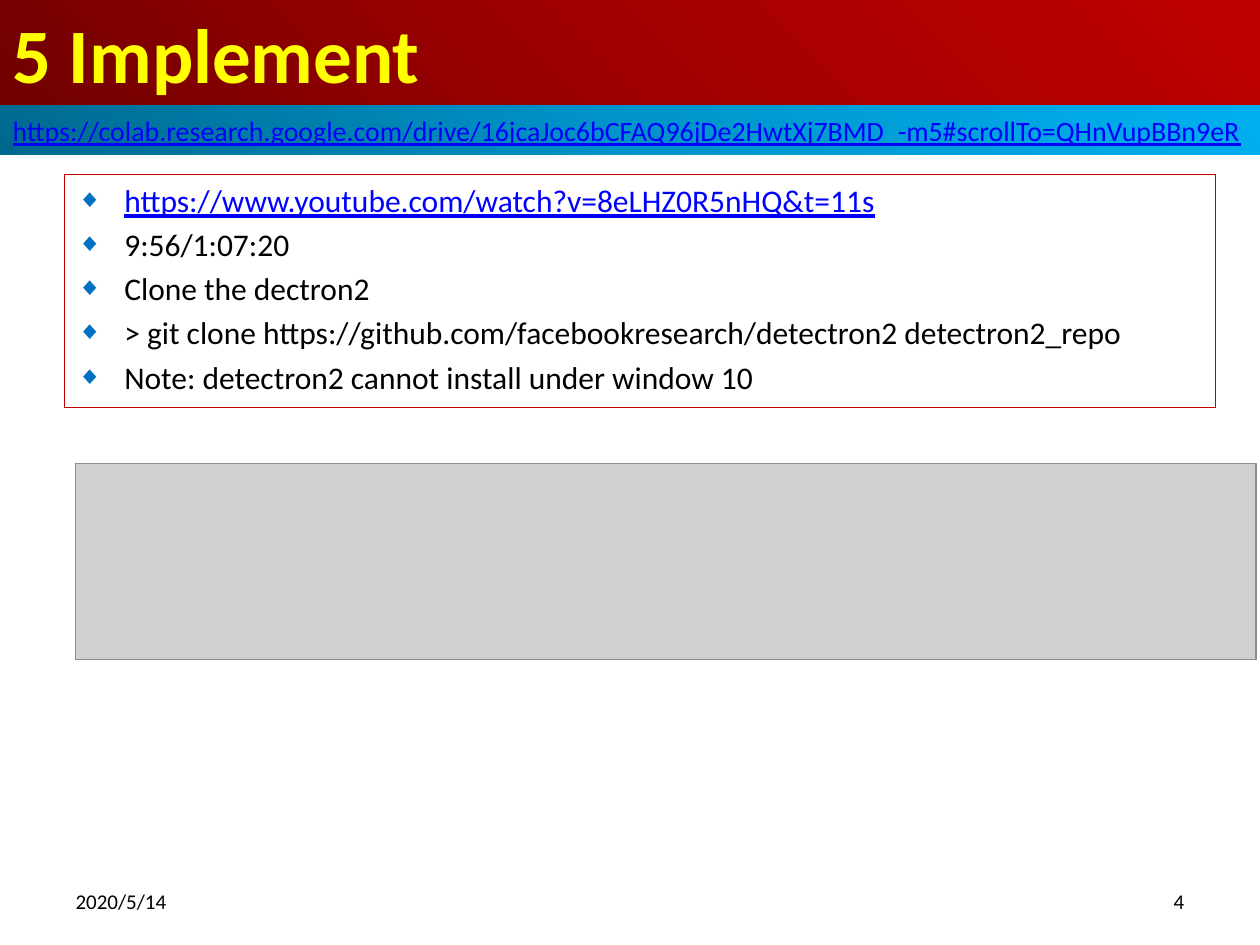
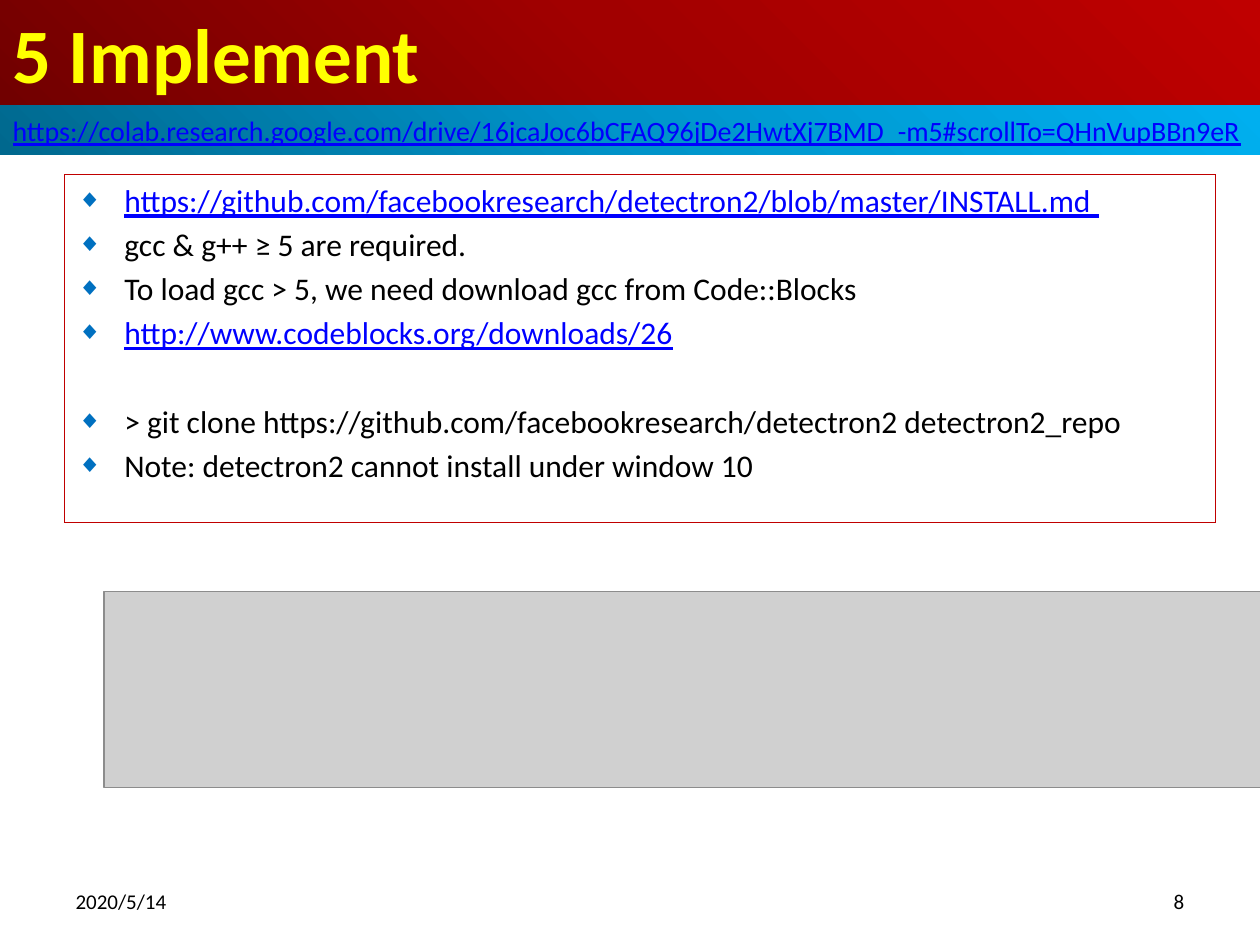
Before and after one commit to peterhchen/1000_PyTorch_FacialRecognition, a slide deck: slide 8 of 05_Implement.pptx (slide 4 before the commit). Drawn at 1260x945 pixels with LibreOffice and Linux fonts; fonts in the diff are those of the drawing; grey boxes stand for pictures. Boxes give left, top, right and bottom in pixels: in the first picture for what was removed or moved away, otherwise in the second. Text is boxed around its words. In the diff, an @@ line names an element or a change of style, - is before the commit and + after.

```diff
--- a/05_Implement.pptx
+++ b/05_Implement.pptx
@@ subtitle "https://github.com/facebookresearch/detectron2/blob/master/I ...": place and size @@
-subtitle "https://github.com/facebookresearch/detectron2/blob/master/I ..." at [64,175,1215,408]
+subtitle "https://github.com/facebookresearch/detectron2/blob/master/I ..." at [64,175,1215,523]
@@ subtitle at [124,190,1090,350]: text changed @@
-◆ https://www.youtube.com/watch?v=8eLHZ0R5nHQ&t=11s
-◆ 9:56/1:07:20
-◆ Clone the dectron2
+◆ https://github.com/facebookresearch/detectron2/blob/master/INSTALL.md
+◆ gcc & g++ ≥ 5 are required.
+◆ To load gcc > 5, we need download gcc from Code::Blocks
+◆ http://www.codeblocks.org/downloads/26
@@ picture: place and size @@
-picture at [76,464,1256,660]
+picture at [105,591,1260,788]
@@ page number at [1174,894,1185,909]: text changed @@
-4
+8
```
Also in this commit, not shown: 1 other slide changed, 4 slides added.
